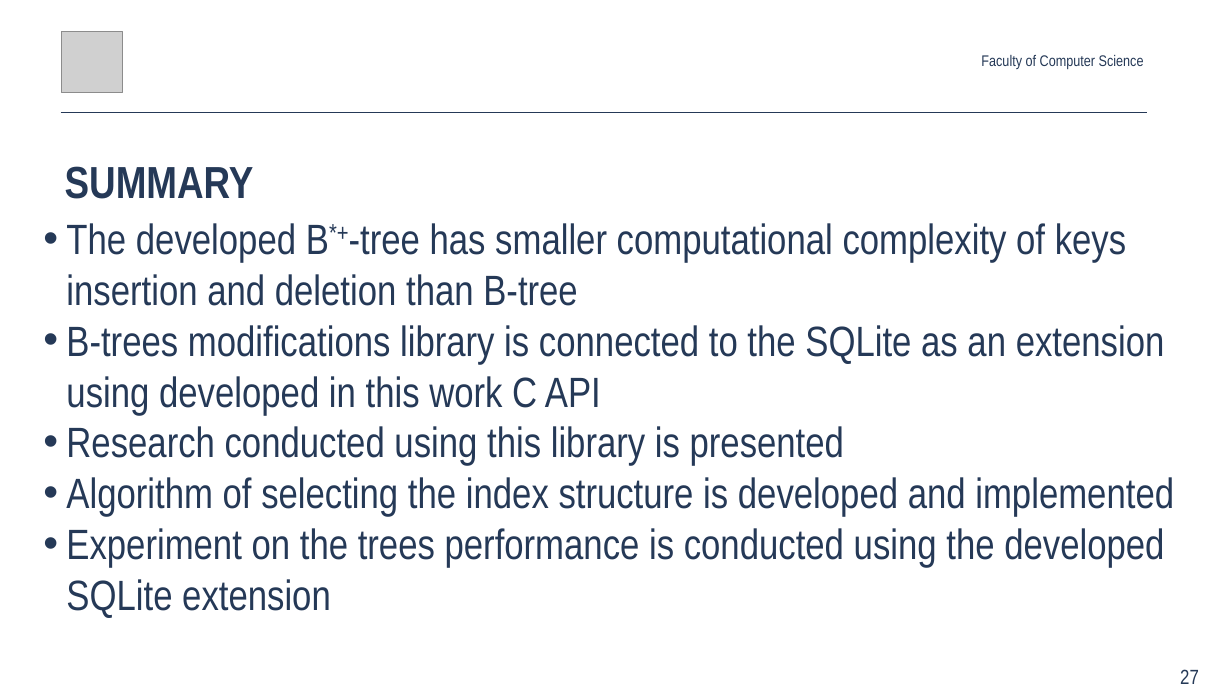
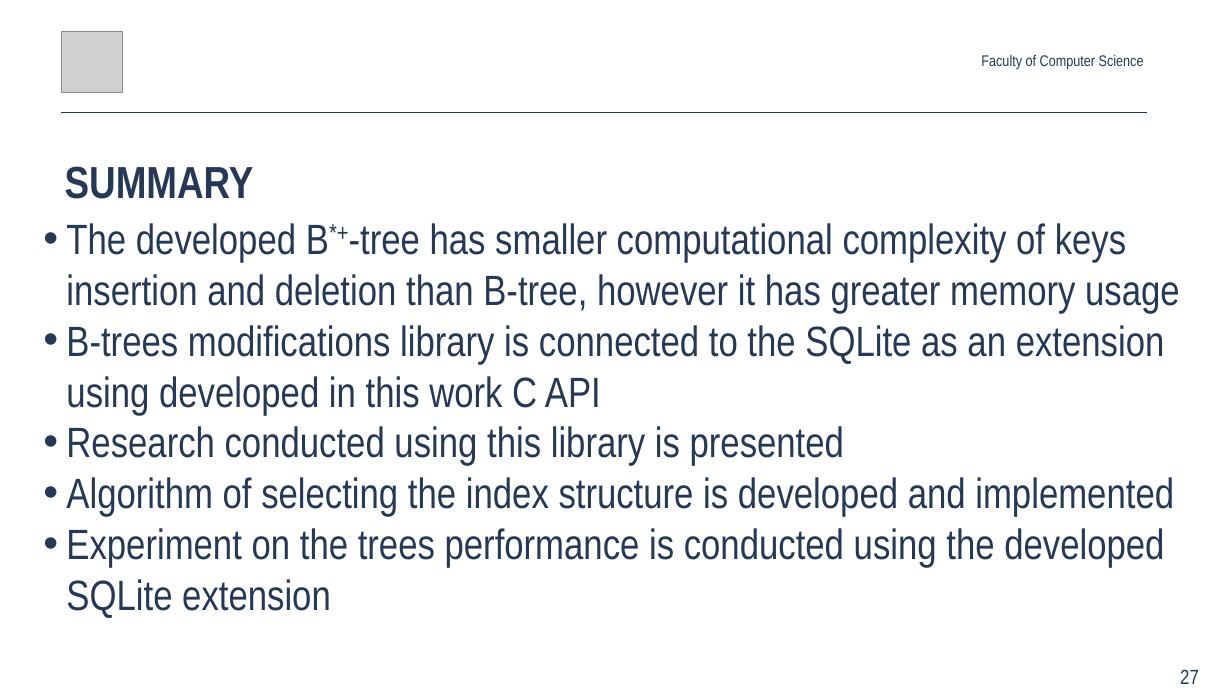
Before and after one commit to Glost/btrees_2019, a slide deck: slide 27 of root/docs/slides/Anton_Rigin_SYRCoSE_2019.pptx. Drawn at 1232x693 pixels with LibreOffice and Linux fonts; fonts in the diff are those of the drawing; grey boxes stand for pictures. Boxes give left, top, right and bottom in pixels: in the first picture for what was removed or moved away, otherwise in the second. Text is boxed around its words. In the diff, an @@ line names an element or a change of style, - is before the commit and + after.

```diff
--- a/root/docs/slides/Anton_Rigin_SYRCoSE_2019.pptx
+++ b/root/docs/slides/Anton_Rigin_SYRCoSE_2019.pptx
@@ text at bbox=[66, 223, 1180, 313]: text changed @@
-• The developed B*+-tree has smaller computational complexity of keys insertion and deletion than B-tree
+• The developed B*+-tree has smaller computational complexity of keys insertion and deletion than B-tree, however it has greater memory usage
```
Also in this commit, not shown: 2 other slides changed, 1 other file.
